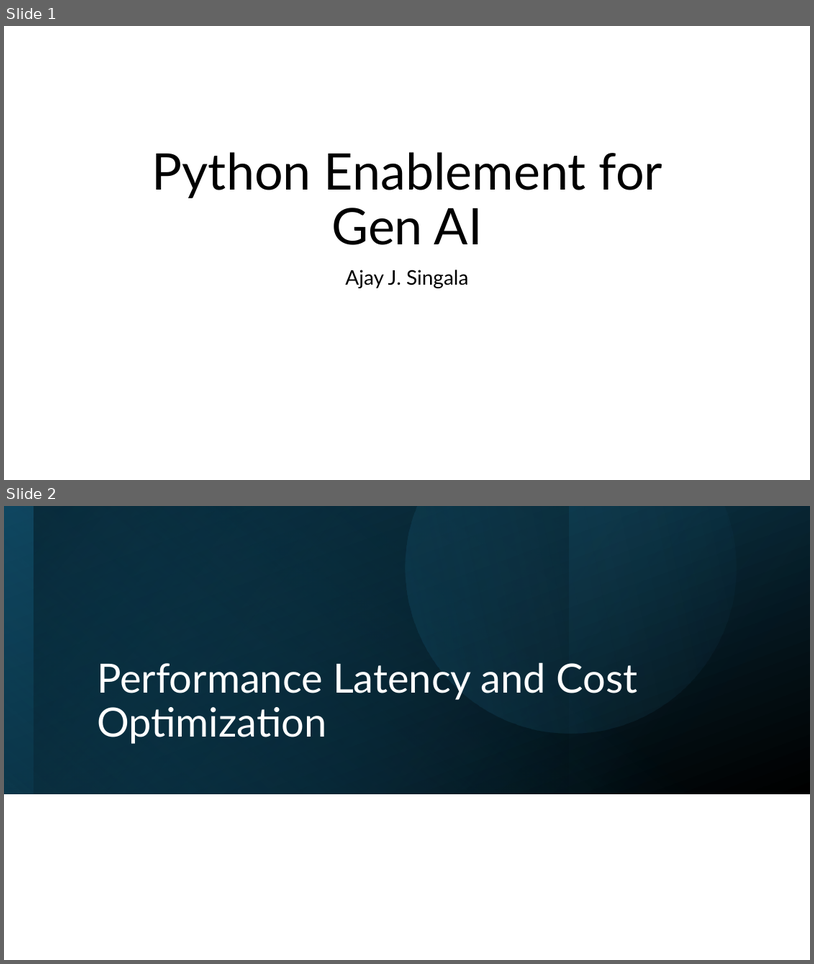
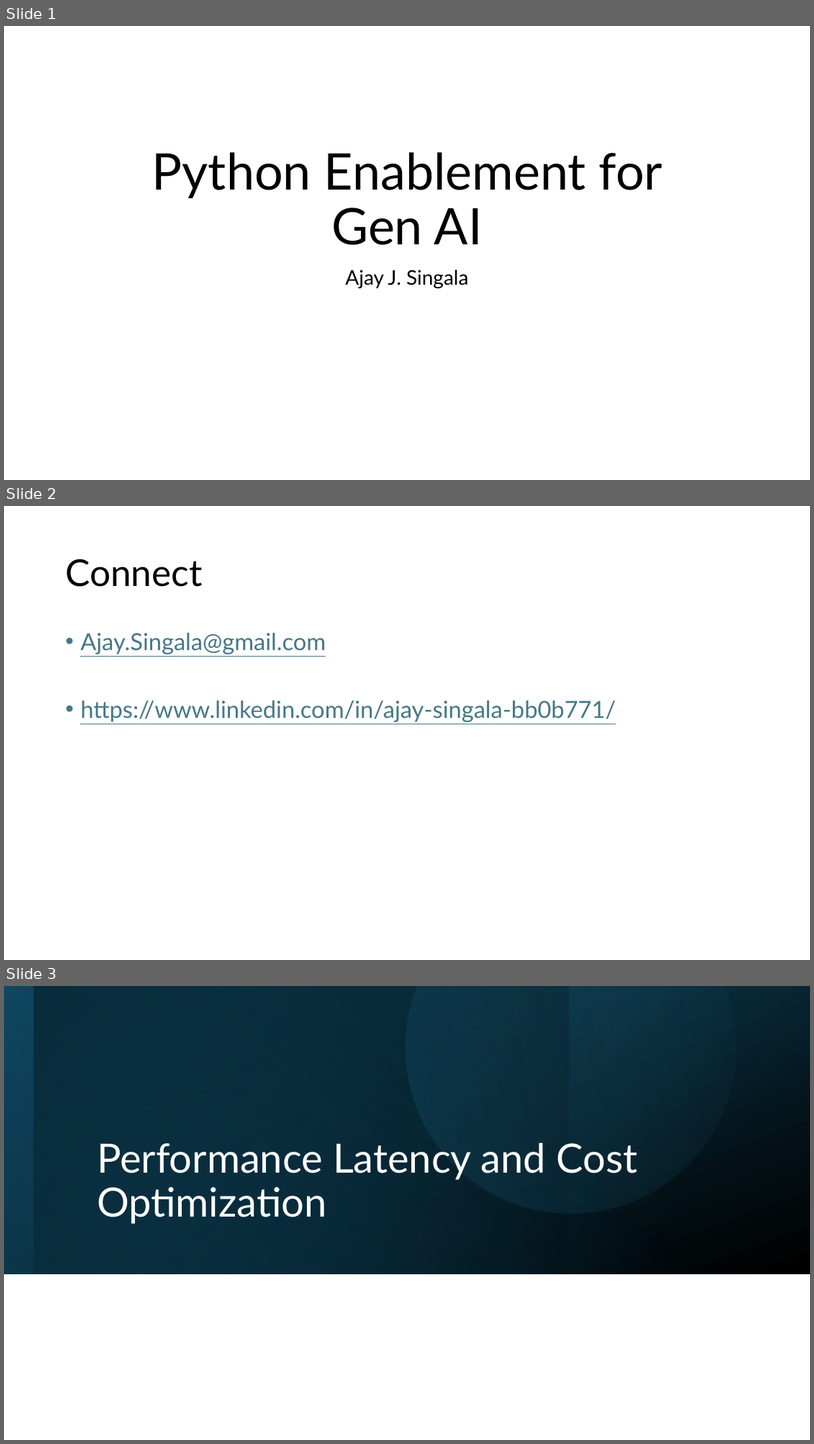
Before and after one commit to AjaySingala/ajs_walmart_apr2026_hol_day05, a slide deck: docs/02 Performance Latency and Cost Optimization.pptx. Shown one above the other, each under a label of ours: slides 1 and 2 before the commit, slides 1, 2 and 3 after it. The pictures are 814x964 and 814x1444 pixels, drawn with LibreOffice and Linux fonts; fonts in the diff are those of the drawing. Boxes give left, top, right and bottom in pixels: in the first picture for what was removed or moved away, otherwise in the second. Text is boxed around its words. In the diff, an @@ line names an element or a change of style, - is before the commit and + after.

```diff
--- a/docs/02 Performance Latency and Cost Optimization.pptx
+++ b/docs/02 Performance Latency and Cost Optimization.pptx
@@ slide 2 added at bbox=[4, 506, 810, 960], background #FFFFFF @@
@@ title added at bbox=[65, 559, 202, 587], 44 pt, text #000000 @@
+Connect
@@ text added at bbox=[80, 633, 616, 722], 28 pt, text #467886, underline @@
+• Ajay.Singala@gmail.com
+• https://www.linkedin.com/in/ajay-singala-bb0b771/
@@ what was slide 2 is now slide 3 @@
```
Also in this commit, not shown: 2 slides changed, 3 other slides added, 1 slide removed, 1 other file.
